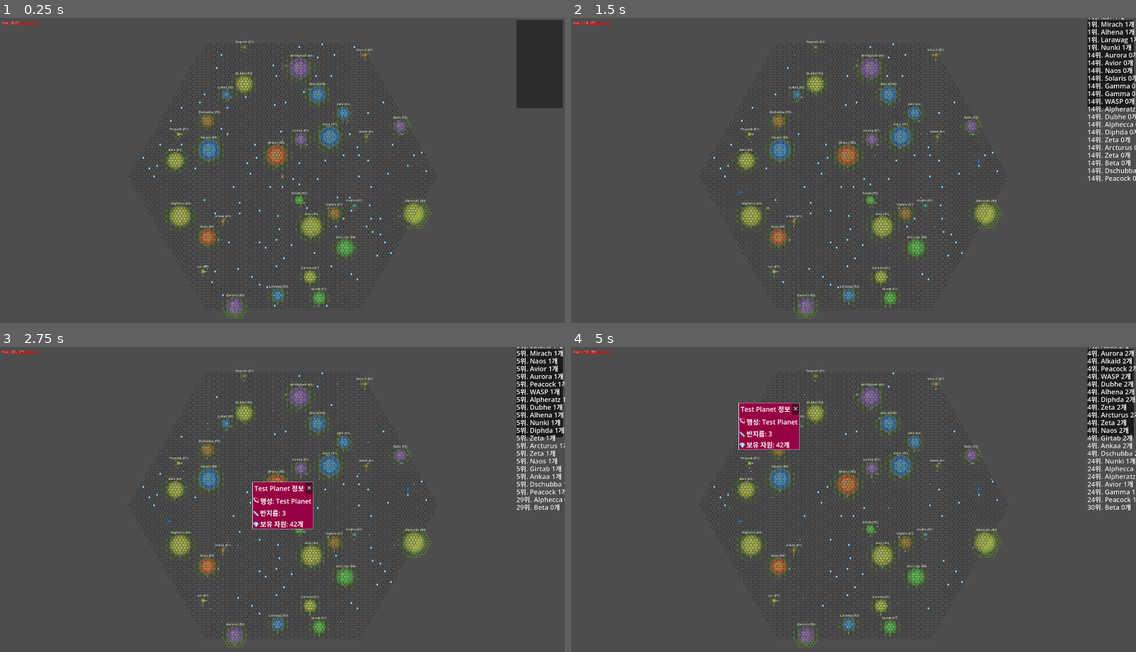
Above: before the commit, frames 1-4 (two rows, left to right).
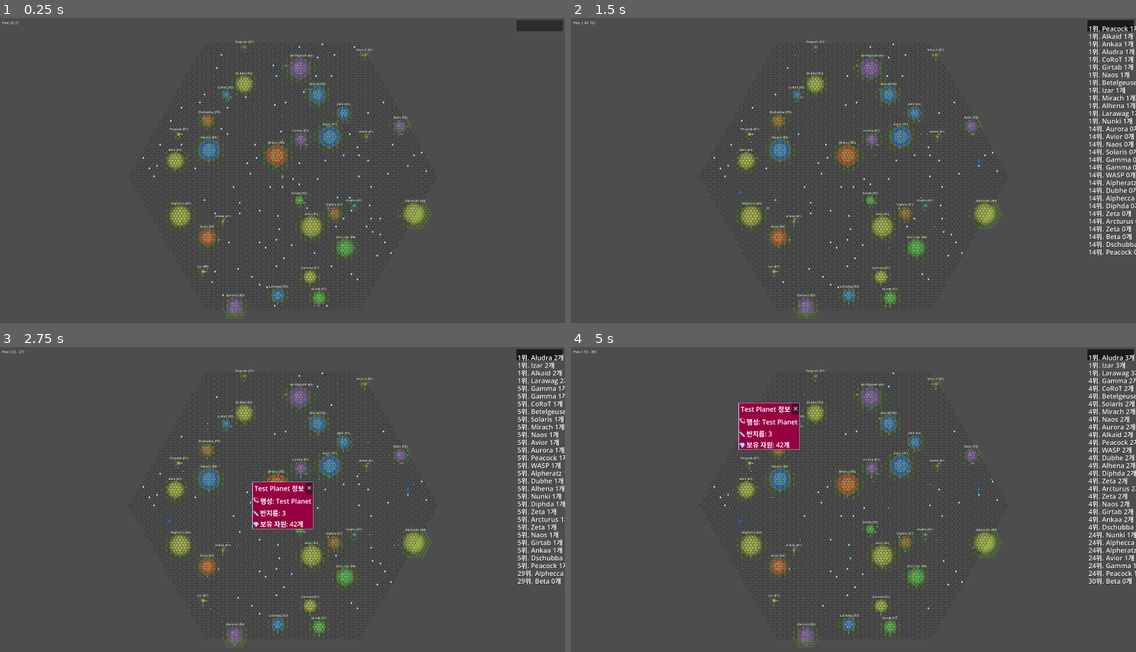
Above: after the commit, the same moments.

Repository: gasbank/godot-llm-yyt
Game: Godot game, scene res://universe_game.tscn
Same seed, same stepped clock (60 frames per second), same inputs: the game is played once before the commit and once after it.
Inputs (mouse positions are in pixels of both pictures, inside the frame that each line leads up to):
- Up to frame 1 (0.25 s): no input
- Up to frame 2 (1.5 s): tap Enter at 0.5 s; move the mouse to (977, 161) at 0.52 s; hold D (move_right) 0.53-1.25 s; tap Delete at 0.6 s; click (977, 161) at 0.67 s; tap Space at 0.77 s; drag from (740, 191) to (825, 240) at 1.27 s
- Up to frame 3 (2.75 s): move the mouse to (339, 435) at 2.02 s; hold D (move_right) from 2.03 s (still down); tap P at 2.1 s
- Up to frame 4 (5 s): release D (move_right) at 2.75 s; drag from (853, 505) to (684, 456) at 2.77 s; move the mouse to (1023, 554) at 3.52 s; hold A (move_left) 3.53-4.25 s; tap Keypad Enter at 3.6 s; tap Space at 3.77 s; drag from (684, 456) to (768, 426) at 4.27 s

The runs differ from the first frame. In frame 1, 2.1% of the frame differs, in the area x 0-100%, y 1-30%; in frame 2, 4.1%, in the area x 0-100%, y 0-78%; in frame 3, 4.0%; in frame 4, 4.1%.

Commit message:
랭킹UI

Diff:
--- a/hex_tile_all_borders.gd
+++ b/hex_tile_all_borders.gd
@@ -1212,16 +1212,6 @@
 		print("ERROR: RankingLayer not found! Cannot create ranking UI")
 		return
 
-	# 간단한 테스트 UI 먼저 생성
-	var test_label = Label.new()
-	test_label.text = "TEST RANKING UI"
-	test_label.position = Vector2(10, 10)
-	test_label.size = Vector2(200, 30)
-	test_label.add_theme_color_override("font_color", Color.RED)
-	test_label.add_theme_font_size_override("font_size", 20)
-	_ranking_layer.add_child(test_label)
-	print("Test label added to RankingLayer")
-
 	if not ranking_scene:
 		print("ERROR: 랭킹 UI 씬이 설정되지 않았습니다")
 		return
--- a/planet_resource_ranking.gd
+++ b/planet_resource_ranking.gd
@@ -7,28 +7,13 @@
 
 func _ready():
 	print("PlanetResourceRanking _ready() called")
-	print("Parent: ", get_parent().name if get_parent() else "null")
-	print("Children count: ", get_child_count())
-	for i in range(get_child_count()):
-		var child = get_child(i)
-		print("Child ", i, ": ", child.name, " (", child.get_class(), ")")
 
 	ranking_container = get_node_or_null("VBoxContainer")
 	if not ranking_container:
-		print("ERROR: VBoxContainer not found in planet_resource_ranking!")
-		print("Available children:")
-		for child in get_children():
-			print("  - ", child.name, " (", child.get_class(), ")")
+		print("ERROR: VBoxContainer not found!")
 		return
 
 	print("VBoxContainer found successfully")
-
-	# CanvasLayer에서는 앵커 프리셋이 다르게 작동할 수 있으므로 직접 위치 설정
-	var viewport_size = get_viewport().get_visible_rect().size
-	position = Vector2(viewport_size.x - 220, 10)  # 오른쪽 위 고정
-	size = Vector2(210, 400)
-
-	print("Ranking UI positioned at: ", position, " with size: ", size)
 
 func setup_ranking(planet_data: Array, manager: Node2D):
 	print("setup_ranking() called")
--- a/planet_resource_ranking.tscn
+++ b/planet_resource_ranking.tscn
@@ -4,9 +4,14 @@
 
 [node name="PlanetResourceRanking" type="Control"]
 layout_mode = 3
-anchors_preset = 0
-offset_right = 210.0
-offset_bottom = 400.0
+anchors_preset = 1
+anchor_left = 1.0
+anchor_right = 1.0
+offset_left = -220.0
+offset_right = -10.0
+offset_top = 10.0
+offset_bottom = 60.0
+grow_horizontal = 0
 script = ExtResource("1_ranking")
 
 [node name="Background" type="Panel" parent="."]
@@ -17,11 +22,17 @@
 grow_horizontal = 2
 grow_vertical = 2
 modulate = Color(0, 0, 0, 0.7)
+z_index = -1
 
 [node name="VBoxContainer" type="VBoxContainer" parent="."]
 layout_mode = 1
-anchors_preset = 15
+anchors_preset = 1
+anchor_left = 1.0
 anchor_right = 1.0
-anchor_bottom = 1.0
-grow_horizontal = 2
-grow_vertical = 2
+offset_left = -205.0
+offset_right = -5.0
+offset_top = 15.0
+offset_bottom = 15.0
+grow_horizontal = 0
+grow_vertical = 1
+size_flags_vertical = 0
